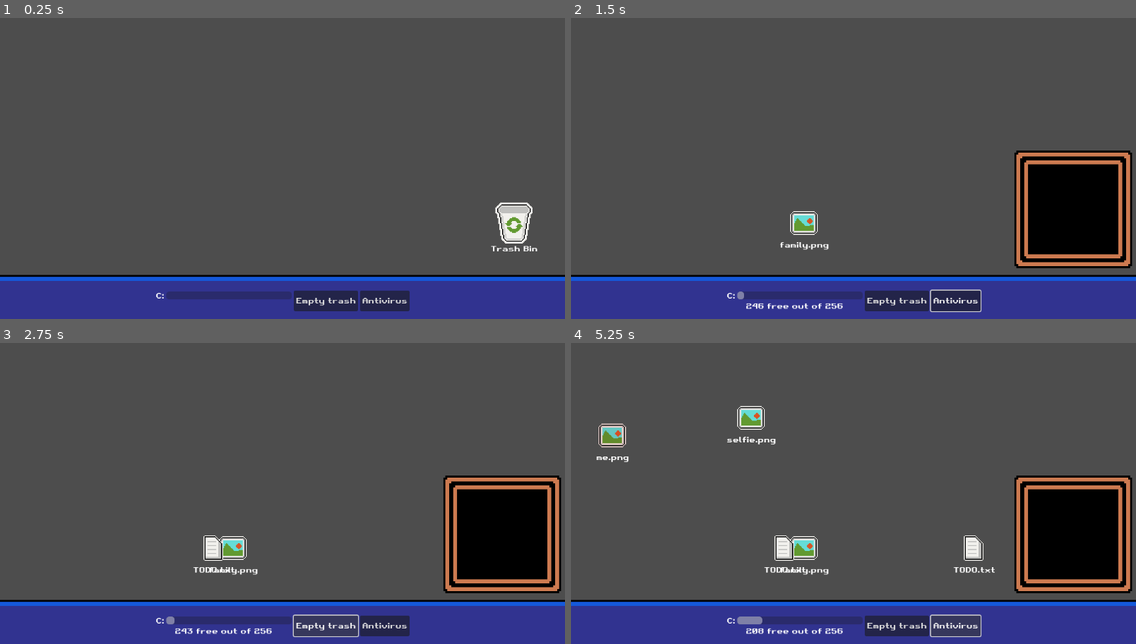
Above: before the commit, frames 1-4 (two rows, left to right).
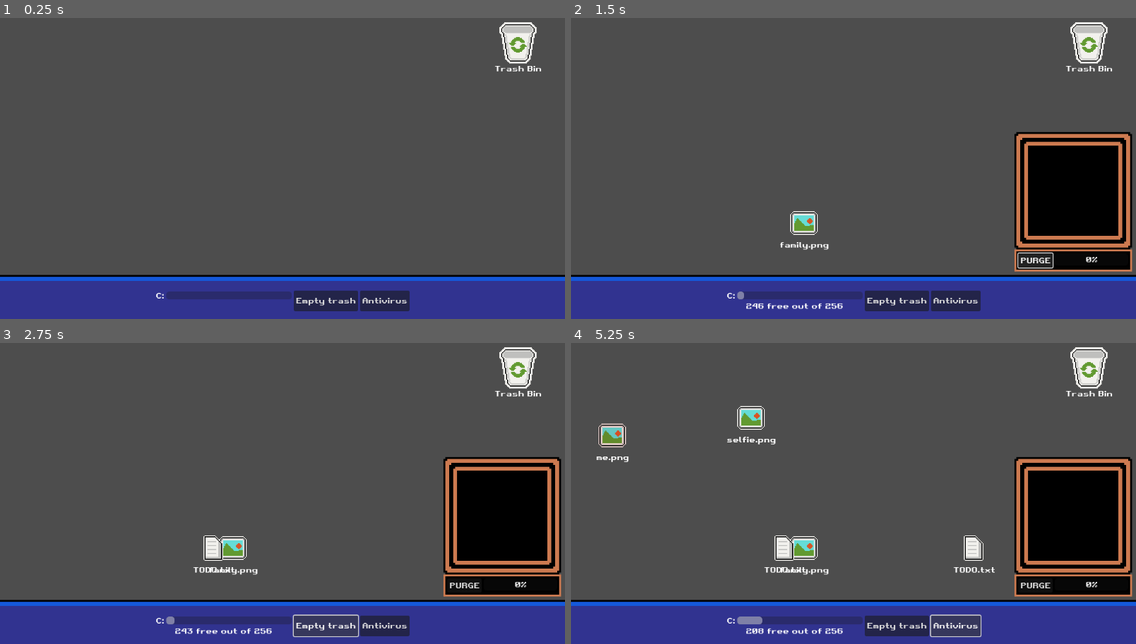
Above: after the commit, the same moments.

Repository: VileOar/ludum-dare-54
Game: Godot game, scene res://scenes/main.tscn
The game is run twice, just before and just after one commit, with the same random seed, the same clock (stepped at 60 frames per second) and the same inputs.
Inputs (mouse positions are in pixels of both pictures, inside the frame that each line leads up to):
- Up to frame 1 (0.25 s): no input
- Up to frame 2 (1.5 s): click "Antivirus" at 0.5 s; click (1034, 258) at 1.25 s, where only the run after the commit has a clickable "PURGE"
- Up to frame 3 (2.75 s): click "Empty trash" at 2 s
- Up to frame 4 (5.25 s): click "Empty trash" at 2.75 s; click "Antivirus" at 3.5 s; click "Empty trash" at 4.25 s; click "Antivirus" at 5 s

The runs differ from the first frame. In frame 1, 1.6% of the frame differs, in the area x 86-96%, y 1-78%; in frame 2, 4.4%, in the area x 63-100%, y 1-98%; in frame 3, 4.2%; in frame 4, 4.2%.

Commit message:
added grid management in antivirus

Diff:
--- /dev/null
+++ b/assets/spriteframes/file_icons.tres
@@ -0,0 +1,67 @@
+[gd_resource type="SpriteFrames" load_steps=8 format=3 uid="uid://dbr2hhv0iya5b"]
+
+[ext_resource type="Texture2D" uid="uid://jvf4uwwjq7gj" path="res://assets/gfx/desktop_icons/file_icons.png" id="1_xsld2"]
+[ext_resource type="Texture2D" uid="uid://cwajhyeq7c5dd" path="res://assets/gfx/desktop_icons/big_icons.png" id="2_2vluj"]
+
+[sub_resource type="AtlasTexture" id="AtlasTexture_872bg"]
+atlas = ExtResource("1_xsld2")
+region = Rect2(0, 0, 32, 32)
+
+[sub_resource type="AtlasTexture" id="AtlasTexture_uoaal"]
+atlas = ExtResource("1_xsld2")
+region = Rect2(0, 64, 32, 32)
+
+[sub_resource type="AtlasTexture" id="AtlasTexture_abxmc"]
+atlas = ExtResource("1_xsld2")
+region = Rect2(0, 96, 32, 32)
+
+[sub_resource type="AtlasTexture" id="AtlasTexture_cpatc"]
+atlas = ExtResource("2_2vluj")
+region = Rect2(0, 0, 48, 48)
+
+[sub_resource type="AtlasTexture" id="AtlasTexture_p68r8"]
+atlas = ExtResource("1_xsld2")
+region = Rect2(0, 32, 32, 32)
+
+[resource]
+animations = [{
+"frames": [{
+"duration": 1.0,
+"texture": SubResource("AtlasTexture_872bg")
+}],
+"loop": true,
+"name": &"exe",
+"speed": 5.0
+}, {
+"frames": [{
+"duration": 1.0,
+"texture": SubResource("AtlasTexture_uoaal")
+}],
+"loop": true,
+"name": &"folder",
+"speed": 5.0
+}, {
+"frames": [{
+"duration": 1.0,
+"texture": SubResource("AtlasTexture_abxmc")
+}],
+"loop": true,
+"name": &"png",
+"speed": 5.0
+}, {
+"frames": [{
+"duration": 1.0,
+"texture": SubResource("AtlasTexture_cpatc")
+}],
+"loop": true,
+"name": &"trash_bin",
+"speed": 5.0
+}, {
+"frames": [{
+"duration": 1.0,
+"texture": SubResource("AtlasTexture_p68r8")
+}],
+"loop": true,
+"name": &"txt",
+"speed": 5.0
+}]
--- a/scenes/desktop.tscn
+++ b/scenes/desktop.tscn
@@ -9,6 +9,7 @@
 [ext_resource type="PackedScene" uid="uid://bu4xvcsll0w5n" path="res://scenes/files/error_exe_file.tscn" id="4_ux808"]
 [ext_resource type="PackedScene" uid="uid://bjmftrmoy8ww5" path="res://scenes/windows/download_window.tscn" id="5_q1gx7"]
 [ext_resource type="PackedScene" uid="uid://du3yx3v7snkkb" path="res://scenes/windows/recursive_window.tscn" id="6_6hjia"]
+[ext_resource type="PackedScene" uid="uid://cjykajyw8e0wu" path="res://scenes/ui/antivirus.tscn" id="10_lpn00"]
 
 [node name="Desktop" type="Node2D"]
 script = ExtResource("1_y7jii")
@@ -24,7 +25,7 @@
 [node name="Camera2D" type="Camera2D" parent="."]
 
 [node name="TrashBin" parent="." instance=ExtResource("2_n3o80")]
-position = Vector2(472, 208)
+position = Vector2(480, -240)
 
 [node name="Files" type="Node" parent="."]
 
@@ -48,3 +49,11 @@
 grow_vertical = 2
 mouse_filter = 2
 color = Color(1, 1, 1, 0)
+metadata/_edit_lock_ = true
+
+[node name="Antivirus" parent="." instance=ExtResource("10_lpn00")]
+visible = false
+offset_left = 448.0
+offset_top = 80.0
+offset_right = 448.0
+offset_bottom = 80.0
--- a/scenes/files/draggable_file.tscn
+++ b/scenes/files/draggable_file.tscn
@@ -1,71 +1,7 @@
-[gd_scene load_steps=11 format=3 uid="uid://dv0gqt42k76sy"]
+[gd_scene load_steps=4 format=3 uid="uid://dv0gqt42k76sy"]
 
 [ext_resource type="Script" path="res://scripts/files/draggable_file.gd" id="1_bbf4o"]
-[ext_resource type="Texture2D" uid="uid://jvf4uwwjq7gj" path="res://assets/gfx/desktop_icons/file_icons.png" id="2_qx6t0"]
-[ext_resource type="Texture2D" uid="uid://cwajhyeq7c5dd" path="res://assets/gfx/desktop_icons/big_icons.png" id="3_2q1sg"]
-
-[sub_resource type="AtlasTexture" id="AtlasTexture_872bg"]
-atlas = ExtResource("2_qx6t0")
-region = Rect2(0, 0, 32, 32)
-
-[sub_resource type="AtlasTexture" id="AtlasTexture_uoaal"]
-atlas = ExtResource("2_qx6t0")
-region = Rect2(0, 64, 32, 32)
-
-[sub_resource type="AtlasTexture" id="AtlasTexture_abxmc"]
-atlas = ExtResource("2_qx6t0")
-region = Rect2(0, 96, 32, 32)
-
-[sub_resource type="AtlasTexture" id="AtlasTexture_cpatc"]
-atlas = ExtResource("3_2q1sg")
-region = Rect2(0, 0, 48, 48)
-
-[sub_resource type="AtlasTexture" id="AtlasTexture_p68r8"]
-atlas = ExtResource("2_qx6t0")
-region = Rect2(0, 32, 32, 32)
-
-[sub_resource type="SpriteFrames" id="SpriteFrames_hjvc7"]
-animations = [{
-"frames": [{
-"duration": 1.0,
-"texture": SubResource("AtlasTexture_872bg")
-}],
-"loop": true,
-"name": &"exe",
-"speed": 5.0
-}, {
-"frames": [{
-"duration": 1.0,
-"texture": SubResource("AtlasTexture_uoaal")
-}],
-"loop": true,
-"name": &"folder",
-"speed": 5.0
-}, {
-"frames": [{
-"duration": 1.0,
-"texture": SubResource("AtlasTexture_abxmc")
-}],
-"loop": true,
-"name": &"png",
-"speed": 5.0
-}, {
-"frames": [{
-"duration": 1.0,
-"texture": SubResource("AtlasTexture_cpatc")
-}],
-"loop": true,
-"name": &"trash_bin",
-"speed": 5.0
-}, {
-"frames": [{
-"duration": 1.0,
-"texture": SubResource("AtlasTexture_p68r8")
-}],
-"loop": true,
-"name": &"txt",
-"speed": 5.0
-}]
+[ext_resource type="SpriteFrames" uid="uid://dbr2hhv0iya5b" path="res://assets/spriteframes/file_icons.tres" id="2_gs77j"]
 
 [sub_resource type="RectangleShape2D" id="RectangleShape2D_whtvk"]
 size = Vector2(64, 64)
@@ -75,7 +11,7 @@
 
 [node name="FileIcon" type="AnimatedSprite2D" parent="."]
 scale = Vector2(2, 2)
-sprite_frames = SubResource("SpriteFrames_hjvc7")
+sprite_frames = ExtResource("2_gs77j")
 animation = &"png"
 
 [node name="ColorRect" type="ColorRect" parent="."]
--- /dev/null
+++ b/scenes/ui/antivirus.tscn
@@ -0,0 +1,97 @@
+[gd_scene load_steps=4 format=3 uid="uid://cjykajyw8e0wu"]
+
+[ext_resource type="Script" path="res://scripts/ui/antivirus.gd" id="1_spha5"]
+[ext_resource type="PackedScene" uid="uid://c1srnuj4hxkt1" path="res://scenes/ui/antivirus_slot.tscn" id="2_jkvhn"]
+
+[sub_resource type="RectangleShape2D" id="RectangleShape2D_ija6y"]
+size = Vector2(176, 176)
+
+[node name="Antivirus" type="Control"]
+layout_mode = 3
+anchors_preset = 15
+anchor_right = 1.0
+anchor_bottom = 1.0
+grow_horizontal = 2
+grow_vertical = 2
+mouse_filter = 2
+script = ExtResource("1_spha5")
+
+[node name="VBoxContainer" type="VBoxContainer" parent="."]
+layout_mode = 1
+anchors_preset = 8
+anchor_left = 0.5
+anchor_top = 0.5
+anchor_right = 0.5
+anchor_bottom = 0.5
+offset_left = -120.0
+offset_top = -136.0
+offset_right = 120.0
+offset_bottom = 144.0
+grow_horizontal = 2
+grow_vertical = 2
+mouse_filter = 2
+theme_override_constants/separation = 0
+
+[node name="PanelContainer2" type="PanelContainer" parent="VBoxContainer"]
+custom_minimum_size = Vector2(240, 240)
+layout_mode = 2
+size_flags_vertical = 3
+mouse_filter = 2
+theme_type_variation = &"AntivirusPanel"
+
+[node name="Area2D" type="Area2D" parent="VBoxContainer/PanelContainer2"]
+unique_name_in_owner = true
+position = Vector2(120, 143.5)
+
+[node name="CollisionShape2D" type="CollisionShape2D" parent="VBoxContainer/PanelContainer2/Area2D"]
+position = Vector2(0, -24)
+shape = SubResource("RectangleShape2D_ija6y")
+
+[node name="QuarantineGrid" type="GridContainer" parent="VBoxContainer/PanelContainer2"]
+unique_name_in_owner = true
+layout_mode = 2
+mouse_filter = 2
+theme_override_constants/h_separation = 0
+theme_override_constants/v_separation = 0
+columns = 2
+
+[node name="Slot0" parent="VBoxContainer/PanelContainer2/QuarantineGrid" instance=ExtResource("2_jkvhn")]
+layout_mode = 2
+size_flags_horizontal = 3
+size_flags_vertical = 3
+
+[node name="Slot1" parent="VBoxContainer/PanelContainer2/QuarantineGrid" instance=ExtResource("2_jkvhn")]
+layout_mode = 2
+size_flags_horizontal = 3
+size_flags_vertical = 3
+
+[node name="Slot2" parent="VBoxContainer/PanelContainer2/QuarantineGrid" instance=ExtResource("2_jkvhn")]
+layout_mode = 2
+size_flags_horizontal = 3
+size_flags_vertical = 3
+
+[node name="Slot3" parent="VBoxContainer/PanelContainer2/QuarantineGrid" instance=ExtResource("2_jkvhn")]
+layout_mode = 2
+size_flags_horizontal = 3
+size_flags_vertical = 3
+
+[node name="PanelContainer" type="PanelContainer" parent="VBoxContainer"]
+layout_mode = 2
+mouse_filter = 2
+theme_type_variation = &"QuarantinePanel"
+
+[node name="HBoxContainer" type="HBoxContainer" parent="VBoxContainer/PanelContainer"]
+layout_mode = 2
+mouse_filter = 2
+
+[node name="Button" type="Button" parent="VBoxContainer/PanelContainer/HBoxContainer"]
+layout_mode = 2
+text = "PURGE"
+
+[node name="ProgressBar" type="ProgressBar" parent="VBoxContainer/PanelContainer/HBoxContainer"]
+layout_mode = 2
+size_flags_horizontal = 3
+mouse_filter = 2
+
+[connection signal="mouse_entered" from="VBoxContainer/PanelContainer2/Area2D" to="." method="_on_area_2d_mouse_entered"]
+[connection signal="mouse_exited" from="VBoxContainer/PanelContainer2/Area2D" to="." method="_on_area_2d_mouse_exited"]
--- /dev/null
+++ b/scenes/ui/antivirus_slot.gd
@@ -0,0 +1,9 @@
+extends CenterContainer
+
+
+func set_icon(anim_name : String = ""):
+	if anim_name == "":
+		$SpriteDock/AnimatedSprite2D.hide()
+	else:
+		$SpriteDock/AnimatedSprite2D.show()
+		$SpriteDock/AnimatedSprite2D.play(anim_name)
--- /dev/null
+++ b/scenes/ui/antivirus_slot.tscn
@@ -0,0 +1,19 @@
+[gd_scene load_steps=3 format=3 uid="uid://c1srnuj4hxkt1"]
+
+[ext_resource type="SpriteFrames" uid="uid://dbr2hhv0iya5b" path="res://assets/spriteframes/file_icons.tres" id="1_21v1k"]
+[ext_resource type="Script" path="res://scenes/ui/antivirus_slot.gd" id="1_xdorw"]
+
+[node name="AntivirusSlot" type="CenterContainer"]
+custom_minimum_size = Vector2(64, 64)
+mouse_filter = 2
+script = ExtResource("1_xdorw")
+
+[node name="SpriteDock" type="Control" parent="."]
+layout_mode = 2
+mouse_filter = 2
+
+[node name="AnimatedSprite2D" type="AnimatedSprite2D" parent="SpriteDock"]
+visible = false
+scale = Vector2(1.5, 1.5)
+sprite_frames = ExtResource("1_21v1k")
+animation = &"exe"
--- a/scenes/ui/toolbar.tscn
+++ b/scenes/ui/toolbar.tscn
@@ -59,22 +59,5 @@
 layout_mode = 2
 text = "Antivirus"
 
-[node name="AntivirusPanel" type="PanelContainer" parent="."]
-unique_name_in_owner = true
-visible = false
-layout_mode = 1
-anchors_preset = 3
-anchor_left = 1.0
-anchor_top = 1.0
-anchor_right = 1.0
-anchor_bottom = 1.0
-offset_left = -248.0
-offset_top = -344.0
-offset_right = -8.0
-offset_bottom = -104.0
-grow_horizontal = 0
-grow_vertical = 0
-theme_type_variation = &"AntivirusPanel"
-
 [connection signal="pressed" from="PanelContainer/HBoxContainer/EmptyButton" to="." method="_on_empty_button_pressed"]
 [connection signal="pressed" from="PanelContainer/HBoxContainer/AntiVButton" to="." method="_on_anti_v_button_pressed"]
--- a/scripts/autoloads/signal_manager.gd
+++ b/scripts/autoloads/signal_manager.gd
@@ -1,4 +1,6 @@
 extends Node
+
+signal toggle_antivirus
 
 signal release_files(files)
 
--- a/scripts/files/corrupted_file.gd
+++ b/scripts/files/corrupted_file.gd
@@ -2,6 +2,12 @@
 class_name CorruptedFile
 
 const EXPLODE_QUANTITY = 10
+
+
+func _ready():
+	super._ready()
+	can_recycle = true
+	can_antivirus = true
 
 
 func delete():
--- a/scripts/files/draggable_file.gd
+++ b/scripts/files/draggable_file.gd
@@ -9,8 +9,20 @@
 @onready var _selected_panel := $PanelContainer
 @onready var _anim := $FileIcon
 
+## whether the file can be put in recycle bin
+var can_recycle = true
+## whether the file can be put in antivirus
+var can_antivirus = false
+
 var lifted := false
 var selected := false
+var disabled := false:
+	set(val):
+		if not val:
+			process_mode = Node.PROCESS_MODE_INHERIT
+		else:
+			process_mode = Node.PROCESS_MODE_DISABLED
+
 var mouse_offset := Vector2.ZERO
 var text : String = "":
 	set(value):
@@ -89,6 +101,9 @@
 	var parent = get_parent()
 	get_parent().move_child(self, -1)
 
+func set_disabled(val : bool):
+	disabled = val
+
 func delete():
 	queue_free()
 
@@ -102,3 +117,7 @@
 		if alter_list:
 			Global.selected_files.erase(self)
 		_selected_panel.hide()
+
+
+func get_file_icon_anim() -> String:
+	return _anim.animation
--- a/scripts/files/error_exe_file.gd
+++ b/scripts/files/error_exe_file.gd
@@ -1,8 +1,8 @@
 extends EvilFile
 class_name ErrorExeFile
 
-const SPAWN_ERROR_TIME = 0.5
-const MESSAGE_OFFSET = 32.0
+const SPAWN_ERROR_TIME = 4.0
+const MESSAGE_OFFSET = 64.0
 const COLUMN_INTERVAL = 128.0
 
 @onready var _spawn_error_timer := $SpawnErrorTimer
@@ -15,8 +15,10 @@
 # Called when the node enters the scene tree for the first time.
 func _ready():
 	super._ready()
+	can_recycle = false
+	can_antivirus = true
 	_spawn_error_timer.start(SPAWN_ERROR_TIME)
-	_first_position = Global.bounds_rect.position
+	_first_position = Global.bounds_rect.position + Vector2.ONE * MESSAGE_OFFSET
 	_next_position = _first_position
 
 
--- a/scripts/trash_bin.gd
+++ b/scripts/trash_bin.gd
@@ -15,14 +15,15 @@
 	SignalManager.empty_trash.connect(empty_trash)
 
 func _remove_file(file : DraggableFile):
-	if file.name == "TrashBin" or not mouse_hovered or selected: return
+	if file.name == "TrashBin" or not file.can_recycle: return
 	total_space += file.file_size
 	file.delete()
 
 func remove_files(files : Array):
-	for i in range(files.size() - 1, -1, -1):
-		var file = files[i]
-		_remove_file(file)
+	if mouse_hovered and not selected:
+		for i in range(files.size() - 1, -1, -1):
+			var file = files[i]
+			_remove_file(file)
 
 func empty_trash():
 	# TODO: according to how full it is, lag the computer (this should probably be done by emitting
--- /dev/null
+++ b/scripts/ui/antivirus.gd
@@ -0,0 +1,69 @@
+extends Control
+class_name Antivirus
+
+@onready var _quarantine_grid = %QuarantineGrid
+@onready var _grid_detector = %Area2D
+
+var _mouse_hovered := false
+
+var _active := false
+
+## a position way out of screen, where files are sent when they are in quarantine, so I don't have
+## to bother with deleting and recreating them if they pop out of quarantine
+var _shadow_realm := Vector2(50000, 50000)
+
+## to determine the next file to be replaced
+var _quarantine_queue := []
+var _max_quarantine_size := 4
+
+
+func _ready():
+	SignalManager.toggle_antivirus.connect(_on_toggle_antivirus)
+	SignalManager.release_files.connect(_on_release_files)
+	_max_quarantine_size = _quarantine_grid.get_child_count()
+
+
+func _drop_in_quarantine(file : DraggableFile):
+	if not file.can_antivirus: return
+
+	# it pops all stored files until there is a free slot
+	while _quarantine_queue.size() > _max_quarantine_size - 1:
+		var pop_file := _quarantine_queue.pop_back() as DraggableFile
+		pop_file.set_disabled(false)
+		pop_file.global_position = _grid_detector.global_position + Vector2(0, -128)
+		pop_file.speed = Global.EXPLODE_SPEED
+		var angle = randf_range(-PI/4, PI/4)
+		pop_file.move_dir = Vector2.UP.rotated(angle)
+
+	file.set_disabled(true)
+	file.global_position = _shadow_realm
+	file.set_lifted(false)
+	file.set_selected(false)
+	_quarantine_queue.push_front(file)
+
+	# update grid graphics
+	for ix in range(_quarantine_queue.size()):
+		_quarantine_grid.get_child(ix).set_icon(_quarantine_queue[ix].get_file_icon_anim())
+
+
+func _on_release_files(files : Array):
+	if _mouse_hovered and _active:
+		for i in range(files.size() - 1, -1, -1):
+			var file = files[i]
+			_drop_in_quarantine(file)
+
+
+func _on_toggle_antivirus():
+	_active = not _active
+	if _active:
+		show()
+	else:
+		hide()
+
+
+func _on_area_2d_mouse_entered():
+	_mouse_hovered = true
+
+
+func _on_area_2d_mouse_exited():
+	_mouse_hovered = false
--- a/scripts/ui/toolbar.gd
+++ b/scripts/ui/toolbar.gd
@@ -3,8 +3,6 @@
 
 @onready var disk_space_bar := %DiskSpaceBar
 @onready var disk_space_label := %DiskSpaceLabel
-
-@onready var antivirus_panel := %AntivirusPanel
 
 
 func _on_disk_space_manager_space_update(new_space, max_space):
@@ -21,7 +19,4 @@
 
 
 func _on_anti_v_button_pressed():
-	if antivirus_panel.visible:
-		antivirus_panel.hide()
-	else:
-		antivirus_panel.show()
+	SignalManager.toggle_antivirus.emit()
Not shown: 1 places in scenes/desktop.tscn that only renumber resources
